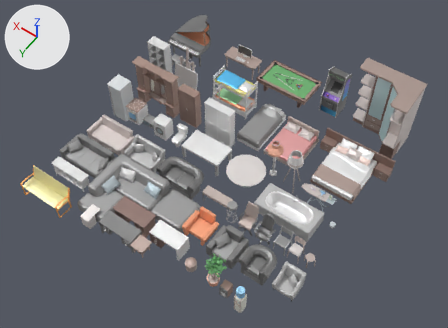
Renders of the glTF model assets/models/scene/props.glb from each side of a commit.
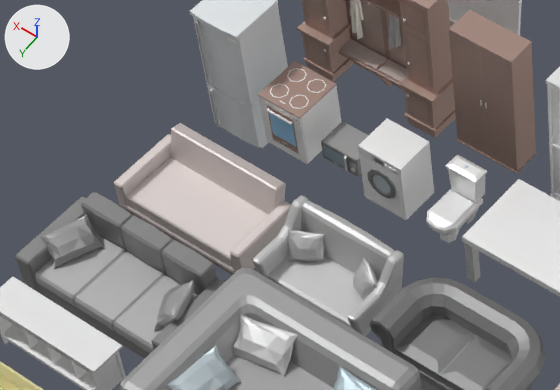
The first picture shows the older version from a camera (50 mm lens) standing at (-7.64, 10.39, 15.89) and looking at (-0.59, 0.51, 0.37). The close-ups show the older and then the newer version on the part from 12% to 46% of the width and 25% to 57% of the height of that picture. Only the edits that show in the close-ups are written down. Arrows for +X, +Y and +Z are at upper left; the lights stay in place. Where no turn or scale is listed for an object, it has been applied to the vertices.

The scene before the commit, as lines of its bpy script (objects in view):
```python
me_new_game_object_mat0_0_003 = bpy.data.meshes.new('New_Game_Object_mat0_0.003')
me_new_game_object_mat0_0_003.from_pydata(...)  # 139 vertices, 158 faces; spans x 1.986..2.487, y -0.098..0.345, z -0.45..0.268
me_new_game_object_mat0_0_003.materials.append(mat_mat0)
me_new_game_object_mat0_0_004 = bpy.data.meshes.new('New_Game_Object_mat0_0.004')
me_new_game_object_mat0_0_004.from_pydata(...)  # 110 vertices, 147 faces; spans x 1.354..1.703, y -0.15..0.446, z -0.434..0.248
me_new_game_object_mat0_0_004.materials.append(mat_mat0)
me_new_game_object_mat0_0_005 = bpy.data.meshes.new('New_Game_Object_mat0_0.005')
me_new_game_object_mat0_0_005.from_pydata(...)  # 150 vertices, 238 faces; spans x 2.81..4.37, y 0.87..1.71, z -0.65..-0.01
me_new_game_object_mat0_0_005.materials.append(mat_mat0)
ob_new_game_object_mat0_0_003 = bpy.data.objects.new('New_Game_Object_mat0_0.003', me_new_game_object_mat0_0_003)
ob_new_game_object_mat0_0_003.location = (0.0, 0.0, 0.0)
ob_new_game_object_mat0_0_004 = bpy.data.objects.new('New_Game_Object_mat0_0.004', me_new_game_object_mat0_0_004)
ob_new_game_object_mat0_0_004.location = (0.0, 0.0, 0.0)
ob_new_game_object_mat0_0_005 = bpy.data.objects.new('New_Game_Object_mat0_0.005', me_new_game_object_mat0_0_005)
ob_new_game_object_mat0_0_005.location = (0.0, 0.0, 0.0)
# also in view: 'New_Game_Object_mat0_0.010' at (0.36, 0.15, -0.11); 'New_Game_Object_mat0_0.036' at (1.69, -0.71, 0.57); 'New_Game_Object_mat0_0.040' at (3.33, 3.44, -0.04); 'New_Game_Object_mat0_0.007' at (0.51, 1.27, -0.3); 'New_Game_Object_mat0_0.046' at (2.72, -2.01, 0.54)
```
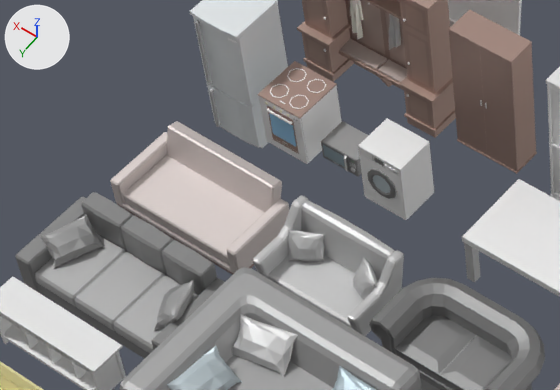
Pixel boxes (x1, y1, x2, y2) of what changed, in the close-ups (560 x 390 px):
'New_Game_Object_mat0_0.005', moved: before (114, 123, 291, 275); after (110, 121, 289, 275)
'New_Game_Object_mat0_0.004', deleted: before (427, 154, 487, 243)

Edits to the bpy script that builds the scene:
```text
Remove ob_new_game_object_mat0_0_004:
    ob_new_game_object_mat0_0_004 = bpy.data.objects.new('New_Game_Object_mat0_0.004', me_new_game_object_mat0_0_004)
    ob_new_game_object_mat0_0_004.location = (0.0, 0.0, 0.0)
Change ob_new_game_object_mat0_0_005:
    ob_new_game_object_mat0_0_005.location: (0.0, 0.0, 0.0) -> (0.044, 0.0, 0.0)
```
